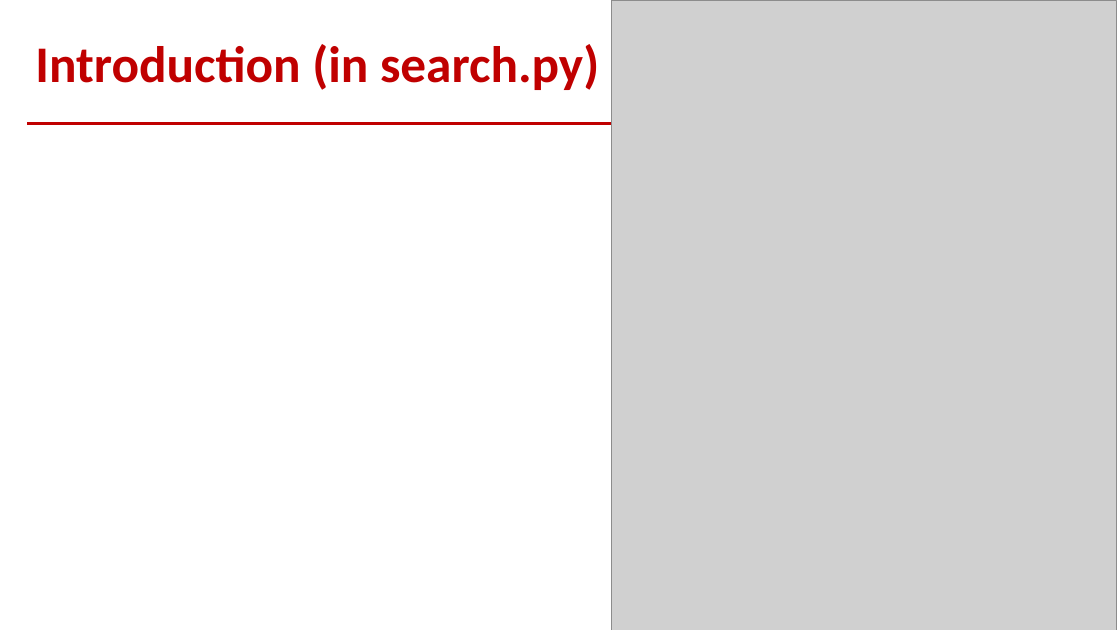
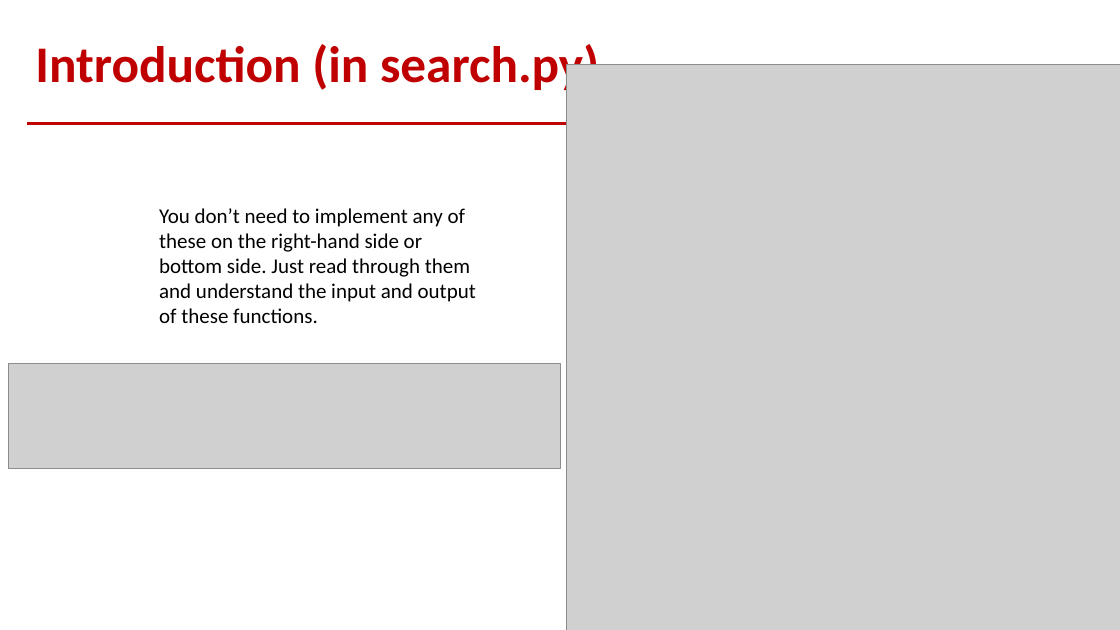
Before and after one commit to pujols/OSU_CSE_3521_2021AU, a slide deck: slide 5 of HW_1_Programming_Set/HW_1_Programming/HW1_introduction.pptx. Drawn at 1120x630 pixels with LibreOffice and Linux fonts; fonts in the diff are those of the drawing; grey boxes stand for pictures. Boxes give left, top, right and bottom in pixels: in the first picture for what was removed or moved away, otherwise in the second. Text is boxed around its words. In the diff, an @@ line names an element or a change of style, - is before the commit and + after.

```diff
--- a/HW_1_Programming_Set/HW_1_Programming/HW1_introduction.pptx
+++ b/HW_1_Programming_Set/HW_1_Programming/HW1_introduction.pptx
@@ picture resized from (x1=612, y1=0, x2=1116, y2=630) to (x1=566, y1=64, x2=1120, y2=630) @@
@@ text added at (x1=159, y1=208, x2=476, y2=323), 18 pt, text #000000 @@
+You don’t need to implement any of these on the right-hand side or bottom side. Just read through them and understand the input and output of these functions.
@@ picture added at (x1=8, y1=364, x2=560, y2=469) @@
```
Also in this commit, not shown: 2 other slides changed, 2 other files.
